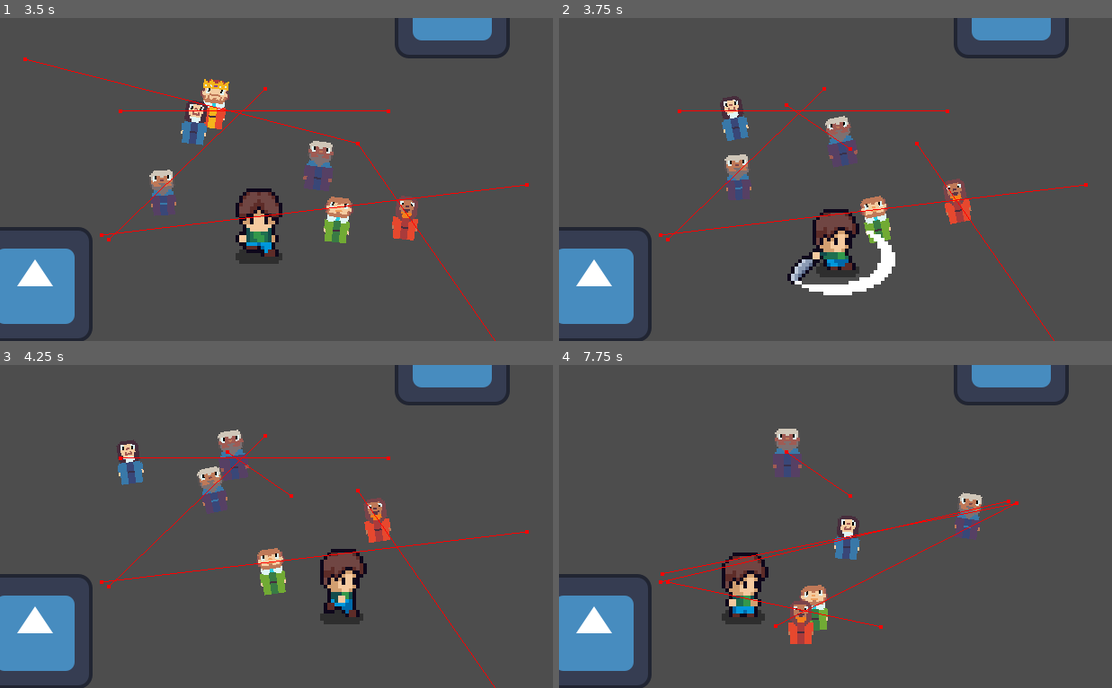
Above: before the commit, frames 1-4 (two rows, left to right).
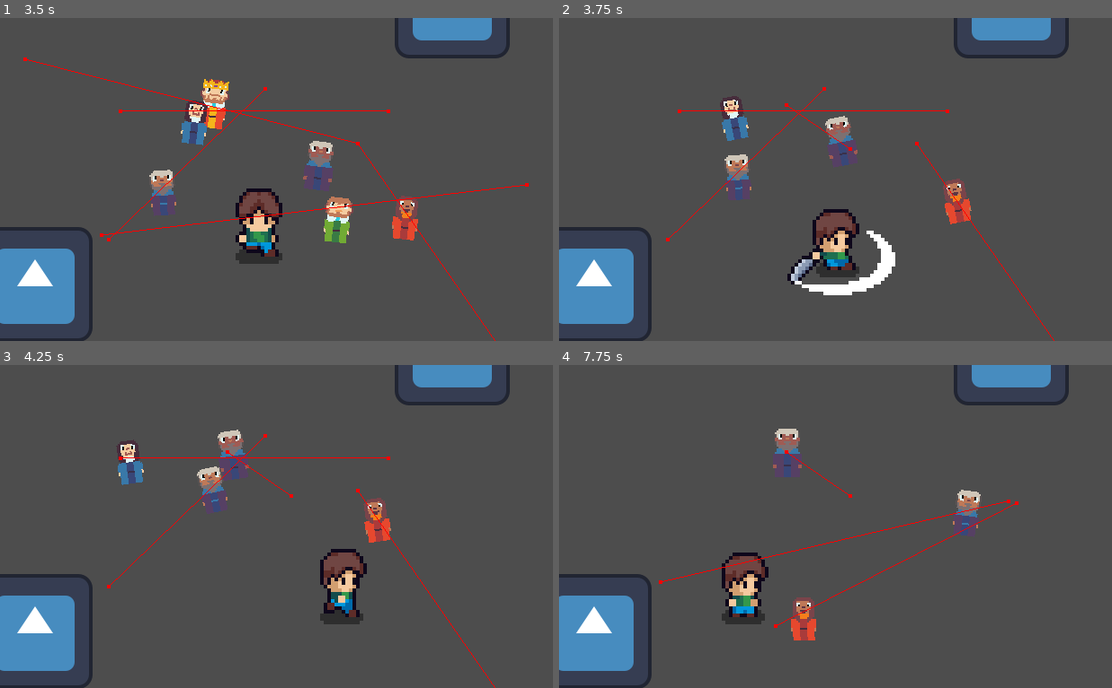
Above: after the commit, the same moments.

Repository: 1ChuckNorris1/BrackeysGameJam2026.2
Game: Godot game, scene res://Scenes/Menu_UI/MainMenu.tscn
Same seed, same stepped clock (60 frames per second), same inputs: the game is played once before the commit and once after it. The engine's default icon, where the game draws it, is replaced by a stand-in: a white triangle on a blue panel in a dark square.
Inputs:
- Up to frame 1 (3.5 s): click "Play" at 0.5 s; click "Castle" at 1.25 s; hold Right (move_right) 2.03-2.78 s; tap J (attack) at 2.1, 2.85 s; hold S (move_down) from 2.78 s (still down)
- Up to frame 2 (3.75 s): release S (move_down) at 3.53 s; hold Right (move_right) from 3.53 s (still down); tap J (attack) at 3.6 s
- Up to frame 3 (4.25 s): keep holding Right (move_right)
- Up to frame 4 (7.75 s): release Right (move_right) at 4.28 s; hold W (move_up) 4.28-5.03 s; tap J (attack) every 0.75 s from 4.35 to 7.35 s; hold A (move_left) 5.03-6.53 s; hold S (move_down) 6.53-7.28 s; hold Right (move_right) from 7.28 s (still down)

Frame 1 is identical in both runs. In frame 2, 0.8% of the frame differs, in the area x 18-96%, y 51-70%; in frame 3, 0.8%; in frame 4, 1.9%, in the area x 18-83%, y 38-87%.

Commit message:
added attacking

Diff:
--- a/brackeys-game-jam-2026.2/Scenes/Player.tscn
+++ b/brackeys-game-jam-2026.2/Scenes/Player.tscn
@@ -424,8 +424,8 @@
 [sub_resource type="RectangleShape2D" id="RectangleShape2D_vld8h"]
 size = Vector2(29, 48)
 
-[sub_resource type="RectangleShape2D" id="RectangleShape2D_nn08x"]
-size = Vector2(72, 88)
+[sub_resource type="RectangleShape2D" id="RectangleShape2D_ulfyr"]
+size = Vector2(61, 70)
 
 [node name="Player" type="CharacterBody2D" unique_id=1244140961]
 position = Vector2(0, -37)
@@ -449,14 +449,9 @@
 pitch_scale = 3.0
 
 [node name="Damage_component" parent="." unique_id=430981454 instance=ExtResource("4_5ixxa")]
-position = Vector2(36, 10)
-collision_layer = 0
-collision_mask = 2
-
-[node name="CollisionShape2D" parent="Damage_component" index="0" unique_id=1018896342]
-shape = SubResource("RectangleShape2D_nn08x")
+
+[node name="CollisionShape2D2" type="CollisionShape2D" parent="Damage_component" unique_id=1240131318]
+position = Vector2(54, 12)
+shape = SubResource("RectangleShape2D_ulfyr")
 
 [connection signal="animation_finished" from="AnimatedSprite2D" to="." method="_on_animated_sprite_2d_animation_finished"]
-[connection signal="body_entered" from="Damage_component" to="." method="_on_damage_component_body_entered"]
-
-[editable path="Damage_component"]
--- a/brackeys-game-jam-2026.2/Scripts/damage_component.gd
+++ b/brackeys-game-jam-2026.2/Scripts/damage_component.gd
@@ -2,16 +2,6 @@
 
 @export var damage_amount: int = 1
 
-func _ready() -> void:
-	get_child(0).disabled = true
-
-func _on_body_entered(body: Node2D) -> void:
-
-	if body.is_in_group("Damageable"):
-		body.health_component.take_damage(damage_amount)
-
-	else:
-		push_error("Unexpected body entered the Player hitbox, these are his groups:", body.get_groups(), "and his name:", body.name)
 
 func attack() -> void:
 	for body in get_overlapping_bodies():
